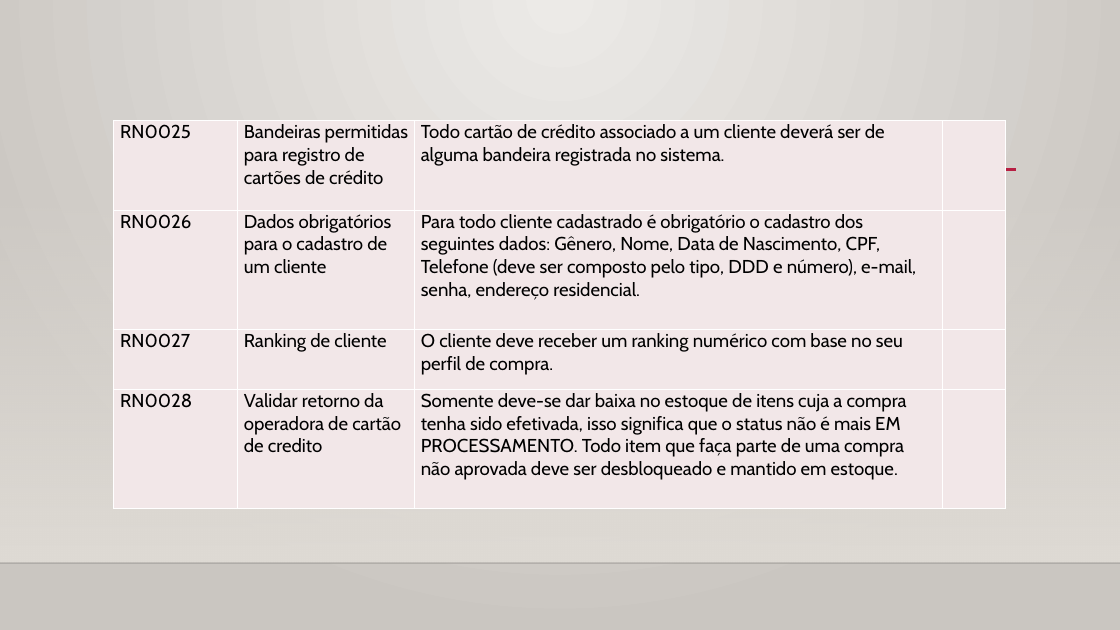
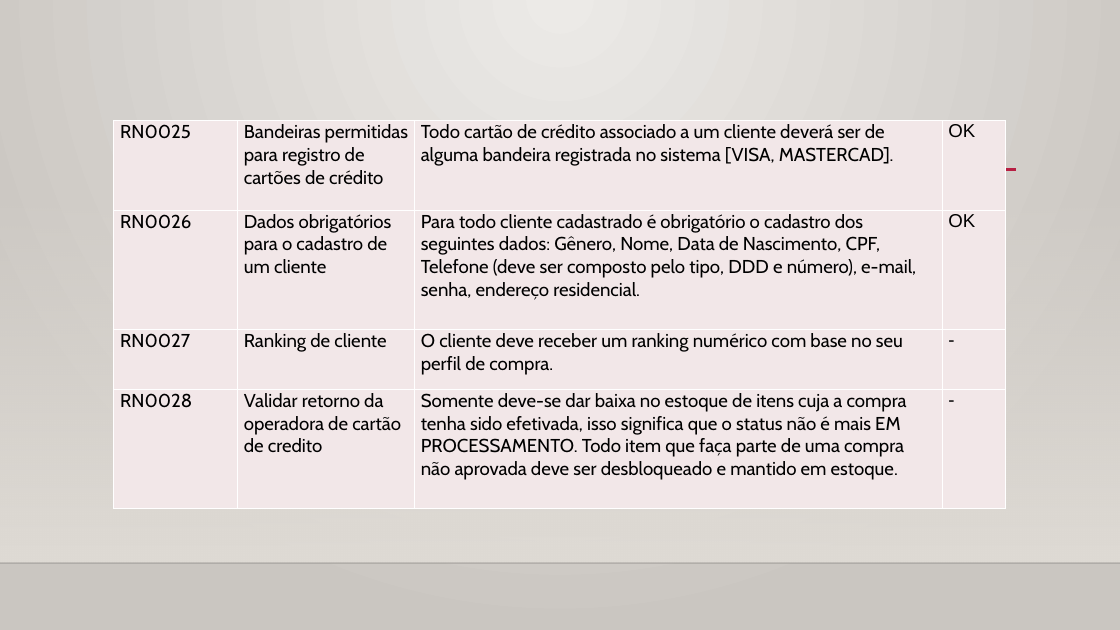
Before and after one commit to gabriellima09/DrinkIt, a slide deck: slide 12 of DrinkIt.WebApp/Artifacts/Documentação do projeto.pptx. Drawn at 1120x630 pixels with LibreOffice and Linux fonts; fonts in the diff are those of the drawing; background and template pictures are left out. Boxes give left, top, right and bottom in pixels: in the first picture for what was removed or moved away, otherwise in the second. Text is boxed around its words. In the diff, an @@ line names an element or a change of style, - is before the commit and + after.

```diff
--- a/DrinkIt.WebApp/Artifacts/Documentação do projeto.pptx
+++ b/DrinkIt.WebApp/Artifacts/Documentação do projeto.pptx
@@ table at (114,121,1007,509) @@
-row 1, column 3: Todo cartão de crédito associado a um cliente deverá ser de alguma bandeira registrada no sistema.
+row 1, column 3: Todo cartão de crédito associado a um cliente deverá ser de alguma bandeira registrada no sistema [VISA, MASTERCAD].
-row 1, column 4: 
+row 1, column 4: OK
-row 2, column 4: 
+row 2, column 4: OK
-row 3, column 4: 
+row 3, column 4: -
-row 4, column 4: 
+row 4, column 4: -
```
Also in this commit, not shown: 14 other slides changed.
